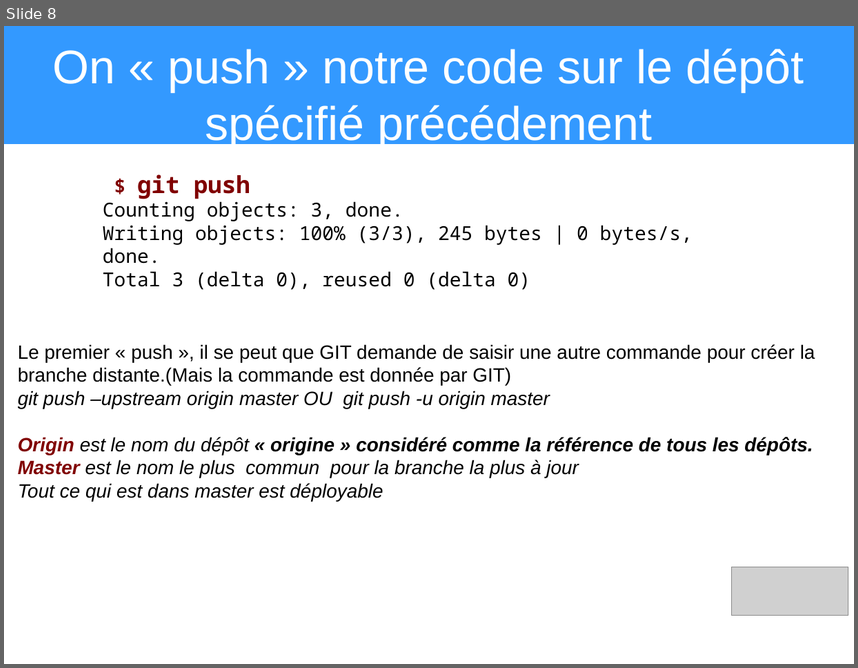
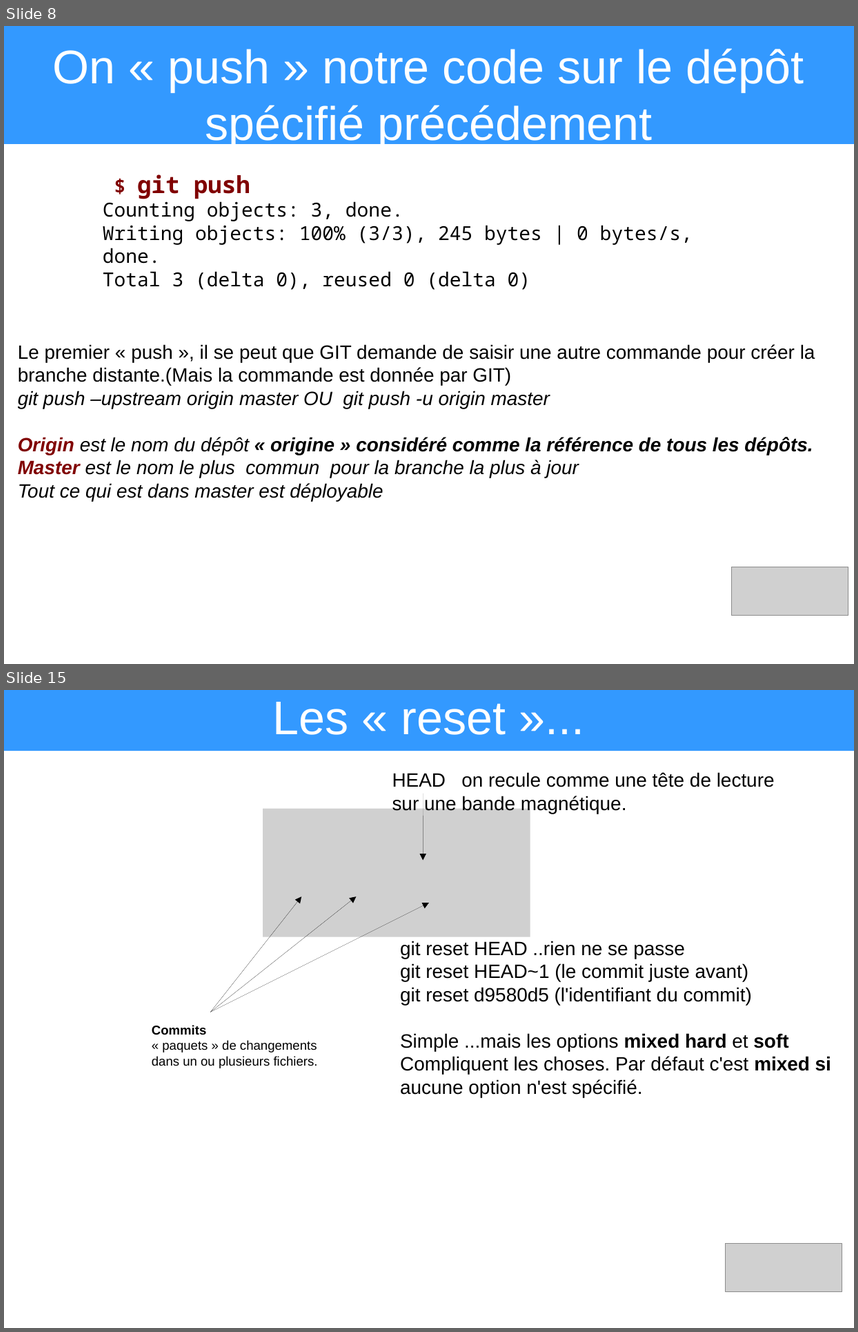
Before and after one commit to heylve/current, a slide deck: Presentations/git_explained.odp. Shown one above the other, each under a label of ours: slide 8 before the commit, slides 8 and 15 after it; the slides between them are not shown. The pictures are 858x668 and 858x1332 pixels, drawn with LibreOffice and Linux fonts; fonts in the diff are those of the drawing; grey boxes stand for pictures. Boxes give left, top, right and bottom in pixels: in the first picture for what was removed or moved away, otherwise in the second. Text is boxed around its words. In the diff, an @@ line names an element or a change of style, - is before the commit and + after.

```diff
--- a/Presentations/git_explained.odp
+++ b/Presentations/git_explained.odp
@@ slide 15 added at (4, 690, 854, 1328), background #FFFFFF @@
@@ title added at (4, 690, 854, 751), fill #3399FF, 44 pt, text #FFFFFF @@
+Les « reset »...
@@ text added at (392, 772, 775, 814), 18 pt, text #000000 @@
+HEAD on recule comme une tête de lecture
+sur une bande magnétique.
@@ picture added at (263, 809, 531, 938) @@
@@ arrow added from (423, 793) to (423, 860), #000000 0 pt @@
@@ arrow added from (211, 1012) to (302, 897), #000000 0 pt @@
@@ arrow added from (211, 1012) to (357, 897), #000000 0 pt @@
@@ arrow added from (211, 1012) to (429, 903), #000000 0 pt @@
@@ text added at (400, 940, 831, 1097), 18 pt, text #000000 @@
+git reset HEAD ..rien ne se passe
+git reset HEAD~1 (le commit juste avant)
+git reset d9580d5 (l'identifiant du commit)
+Simple ...mais les options mixed hard et soft
+Compliquent les choses. Par défaut c'est mixed si
+aucune option n'est spécifié.
@@ text added at (152, 1025, 318, 1068), 12 pt, text #000000 @@
+Commits
+« paquets » de changements
+dans un ou plusieurs fichiers.
@@ picture added at (726, 1243, 842, 1291) @@
```
Also in this commit, not shown: 2 slides changed, 6 other slides added, 8 slides removed.
